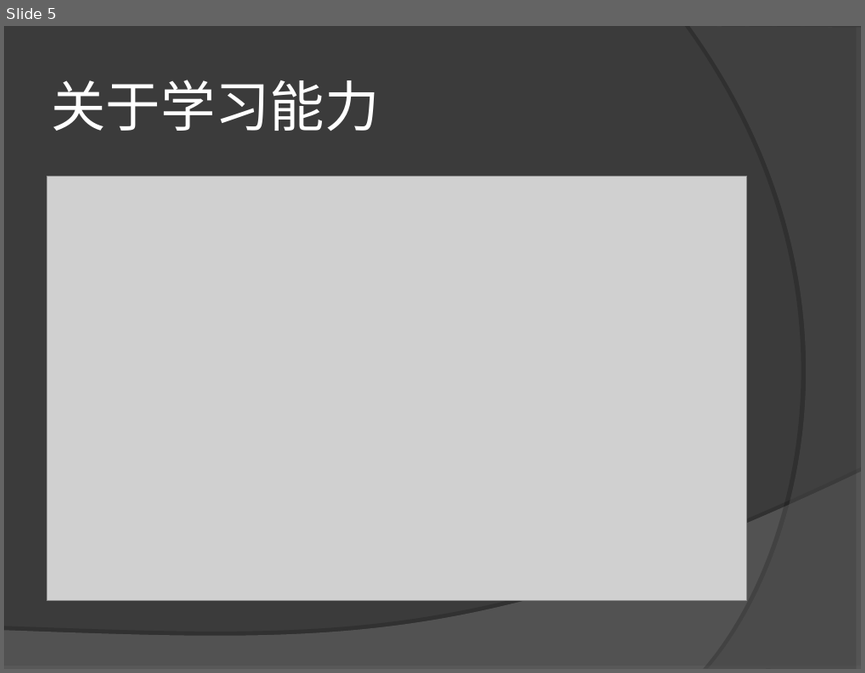
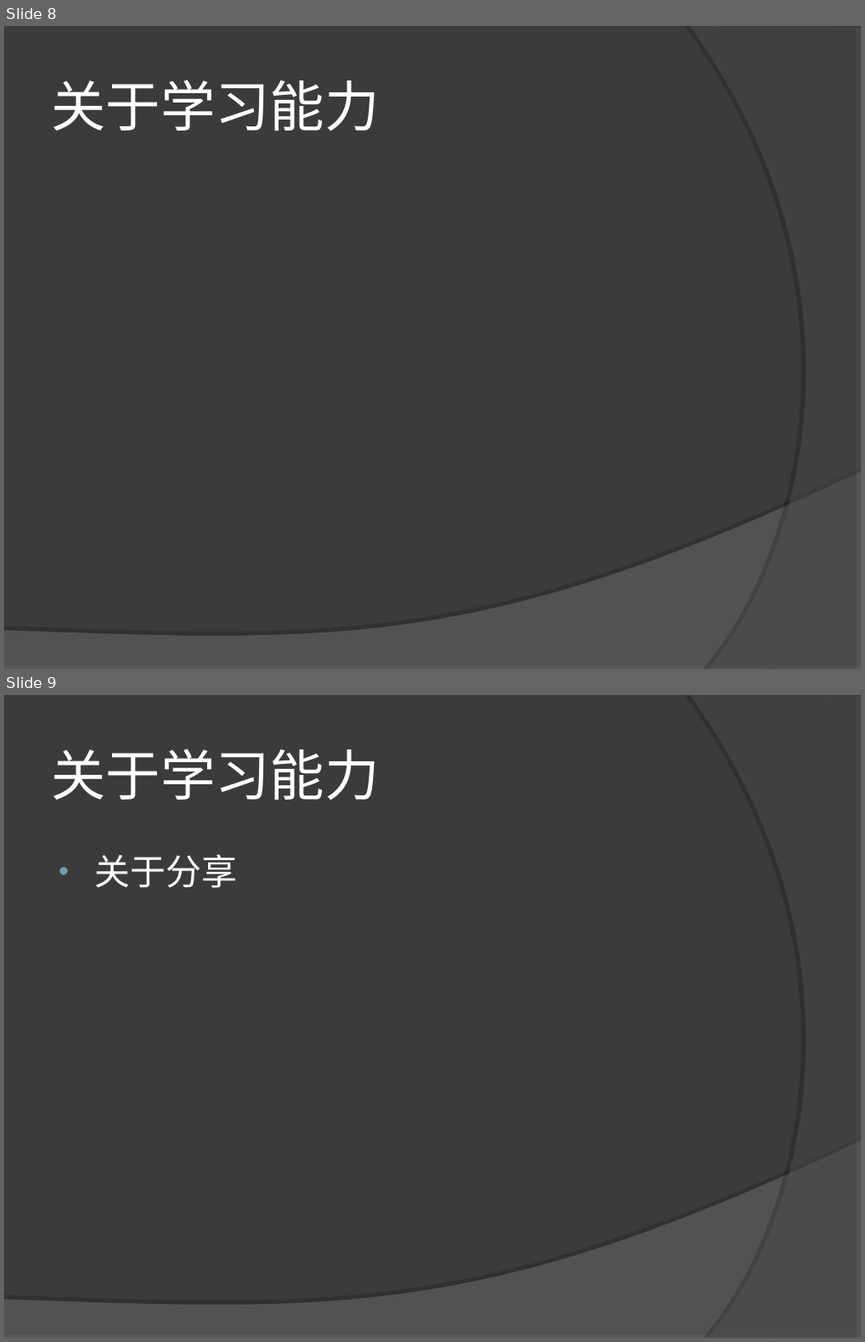
Before and after one commit to Vieira-zj/ZJWorkspaces, a slide deck: Introduction/个人简介.ppt. Shown one above the other, each under a label of ours: slide 5 before the commit, slides 8 and 9 after it. The pictures are 865x673 and 865x1342 pixels, drawn with LibreOffice and Linux fonts; fonts in the diff are those of the drawing; grey boxes stand for pictures. Boxes give left, top, right and bottom in pixels: in the first picture for what was removed or moved away, otherwise in the second. Text is boxed around its words. In the diff, an @@ line names an element or a change of style, - is before the commit and + after.

```diff
--- a/Introduction/个人简介.ppt
+++ b/Introduction/个人简介.ppt
@@ slide 9 added at <box>4,695,861,1338</box>, background #3B3B3B; not listed: 2 template elements that a slide beside it also shows @@
@@ title added at <box>51,749,379,800</box>, 46 pt, text #FFFFFF @@
+关于学习能力
@@ text added at <box>94,854,237,888</box>, 30 pt, text #FFFFFF @@
+• 关于分享
@@ what was slide 5 is now slide 8 @@
@@ slide 8 changed as well @@
@@ picture removed at <box>46,176,747,600</box> @@
```
Also in this commit, not shown: 3 other slides changed, 6 other slides added, 2 slides removed, 1 other file.
